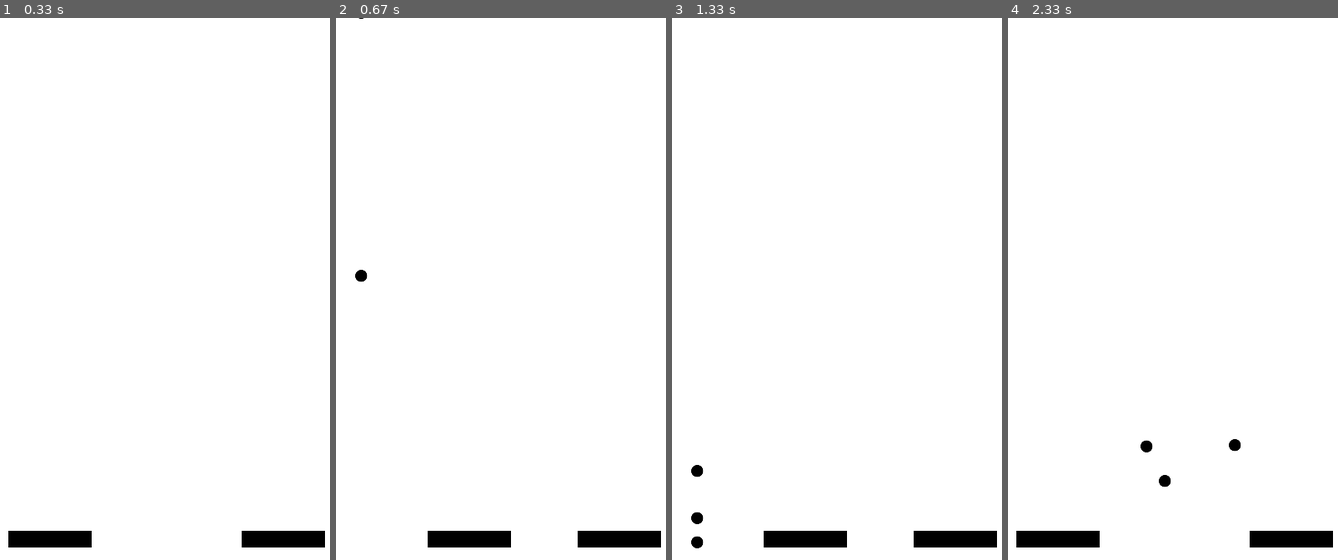
Above: before the commit, frames 1-4 (left to right).
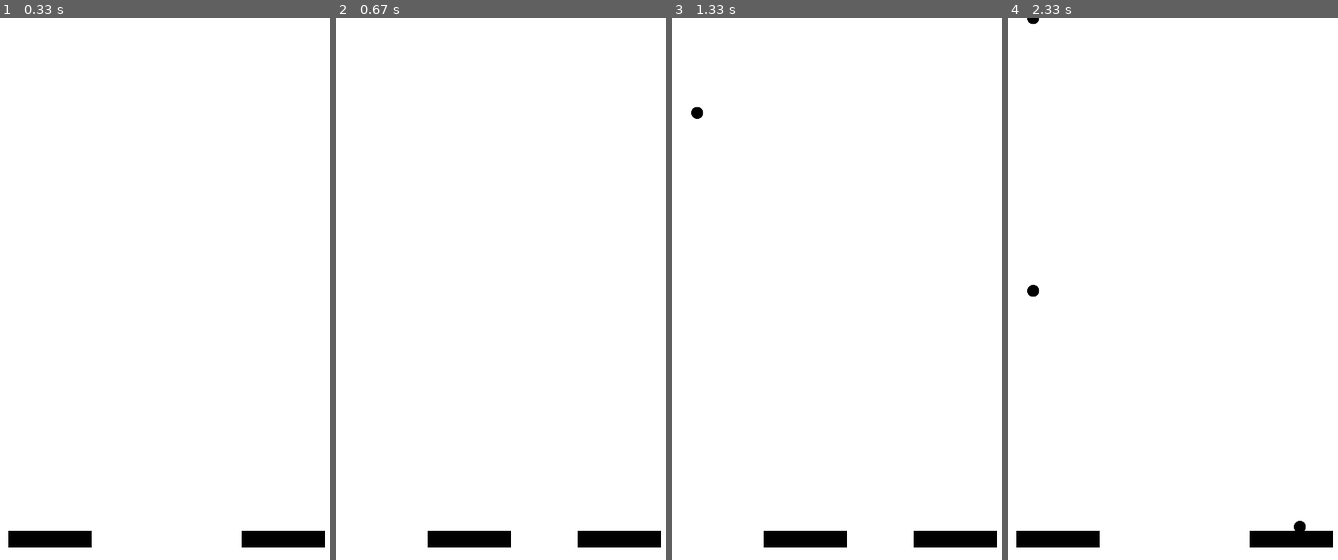
Above: after the commit, the same moments.

Repository: kondog/python_code
Game: pygame game, started from pygame/jugglingEmu/main.py
Two runs of this game, one before a commit and one after it. Both use one fixed random seed, a clock stepped at 60 frames per second and the inputs below. The source is Python 2; it was converted automatically to run under Python 3.
Inputs:
- Up to frame 1 (0.33 s): no input
- Up to frame 2 (0.67 s): hold Right from 0.33 s (still down)
- Up to frame 3 (1.33 s): release Right at 0.8 s; hold Right 0.83-1.3 s
- Up to frame 4 (2.33 s): hold Left 1.33-1.87 s

Frame 1 is identical in both runs. In frame 2, less than 0.1% of the frame differs, in the area x 5-10%, y 0-49%; in frame 3, 0.3%; in frame 4, 0.4%, in the area x 5-91%, y 0-95%.

Commit message:
射出間隔バグ修正

Diff:
--- a/pygame/jugglingEmu/main.py
+++ b/pygame/jugglingEmu/main.py
@@ -10,6 +10,18 @@
 from screen        import PygScreen
 from objMediator   import Mediator
 from systemData    import SysData
+
+def choiceBiggestShootTiming( balls ):
+    result = None
+    # 全てのボールの中からボールを抽出。
+    # 待機状態かつ最大の射出間隔値。無ければNoneを返す。
+    for ball in balls:
+        if ball.getState() == sysData.stateWait:
+            if result == None:
+                result = ball
+            elif ball.getShootTiming() > result.getShootTiming():
+                result = ball
+    return result
 
 if __name__ == "__main__":
     sysData = SysData()
@@ -41,7 +53,8 @@
 
     clock = pygame.time.Clock()
     while True:
-        clock.tick(sysData.waitTime)
+        #clock.tick(sysData.waitTime)
+        print clock.tick_busy_loop(sysData.waitTime)
 
         for event in pygame.event.get():
             if event.type == pygame.QUIT: sys.exit()
@@ -71,10 +84,9 @@
             mediator.judgeConflictBallAndBar( ball, barLeft )
 
         # ボールの射出間隔調整
-        for ball in balls:
-            if ball.getState() == sysData.stateWait:
-                ball.shootTimingIncliment()
-                break
+        biggest = choiceBiggestShootTiming(balls)
+        if biggest != None:
+            biggest.shootTimingIncliment()
 
         # キーが押されたときバーを移動
         barLeft.moveAs2Key( pygame.key.get_pressed())
--- a/pygame/jugglingEmu/systemData.py
+++ b/pygame/jugglingEmu/systemData.py
@@ -15,7 +15,7 @@
         self._ballBmp           = "img/ball.bmp"
         self._barBmp            = "img/bar.bmp"
         self._warpBMP           = "img/warp.bmp"
-        self._waitTime          = 100
+        self._waitTime          = 40
         self._accele            = 0.9
         # 状態設定値
         self._stateIdle         = 0
Not shown, changed: pygame/jugglingEmu/tags
Not shown, changed: pygame/jugglingEmu/doc/BallMove.rst
